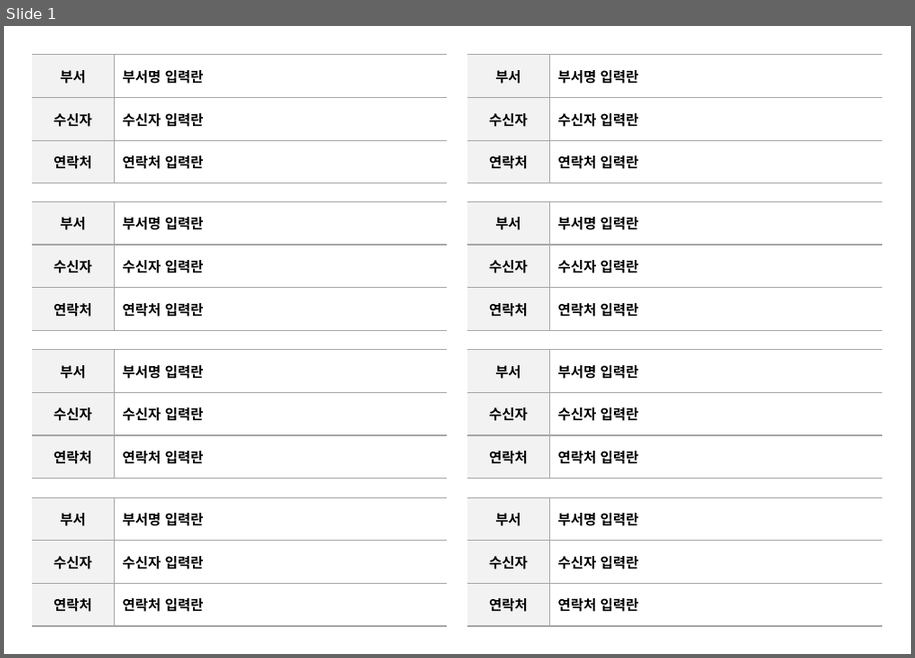
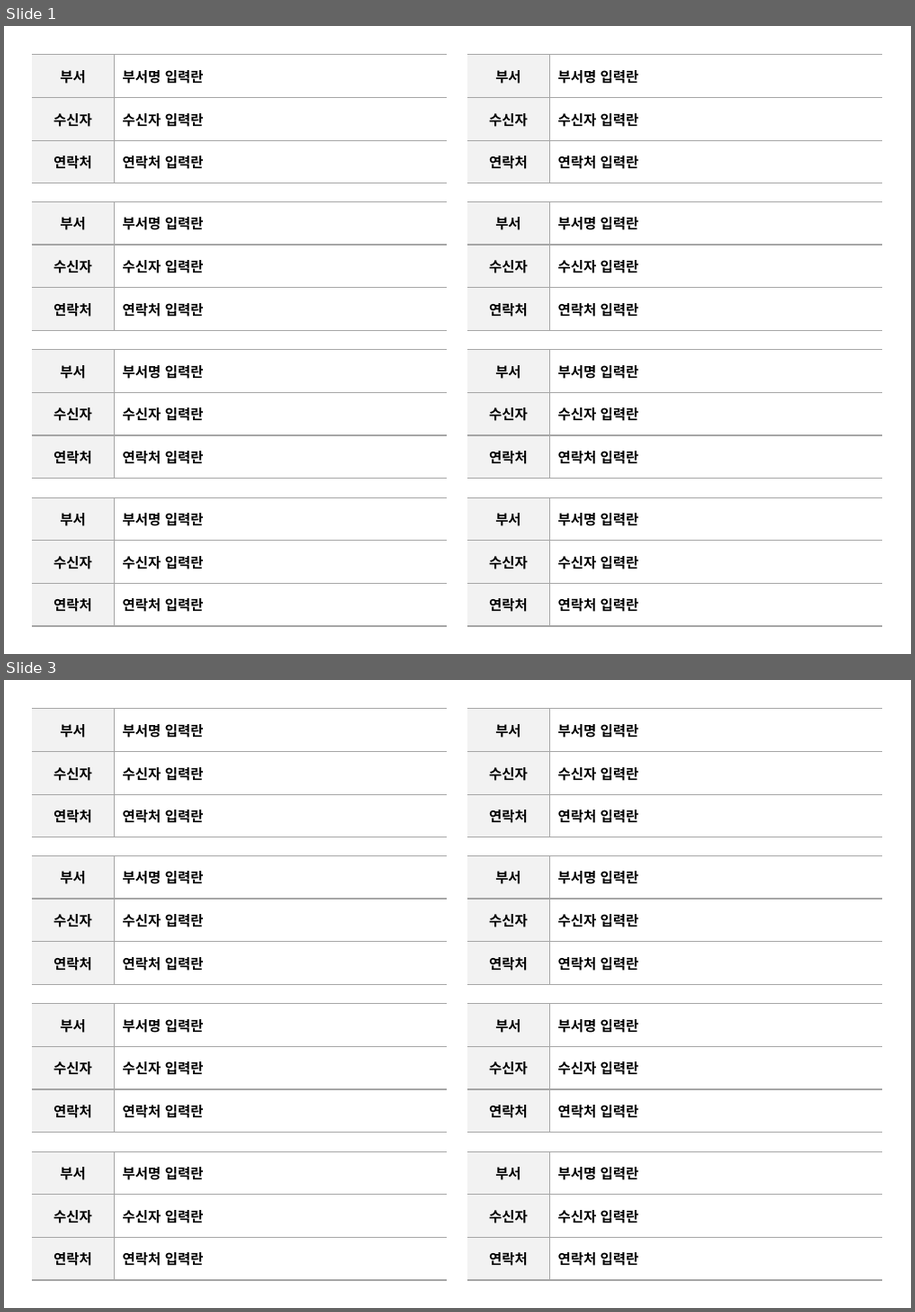
Before and after one commit to hrdkdh/python-advance, a slide deck: data/문서수발 라벨 양식.pptx. Shown one above the other, each under a label of ours: slide 1 before the commit, slides 1 and 3 after it; the slides between them are not shown. The pictures are 915x658 and 915x1312 pixels, drawn with LibreOffice and Linux fonts; fonts in the diff are those of the drawing. Boxes give left, top, right and bottom in pixels: in the first picture for what was removed or moved away, otherwise in the second. Text is boxed around its words. In the diff, an @@ line names an element or a change of style, - is before the commit and + after.

```diff
--- a/data/문서수발 라벨 양식.pptx
+++ b/data/문서수발 라벨 양식.pptx
@@ slide 3 added at bbox=[4, 680, 911, 1308], background #FFFFFF @@
@@ table added at bbox=[32, 709, 447, 838], 3 rows, 2 columns @@
+부서 | 부서명 입력란
+수신자 | 수신자 입력란
+연락처 | 연락처 입력란
@@ table added at bbox=[468, 709, 882, 838], 3 rows, 2 columns @@
+부서 | 부서명 입력란
+수신자 | 수신자 입력란
+연락처 | 연락처 입력란
@@ table added at bbox=[32, 856, 447, 985], 3 rows, 2 columns @@
+부서 | 부서명 입력란
+수신자 | 수신자 입력란
+연락처 | 연락처 입력란
@@ table added at bbox=[468, 856, 882, 985], 3 rows, 2 columns @@
+부서 | 부서명 입력란
+수신자 | 수신자 입력란
+연락처 | 연락처 입력란
@@ table added at bbox=[32, 1004, 447, 1134], 3 rows, 2 columns @@
+부서 | 부서명 입력란
+수신자 | 수신자 입력란
+연락처 | 연락처 입력란
@@ table added at bbox=[468, 1004, 882, 1134], 3 rows, 2 columns @@
+부서 | 부서명 입력란
+수신자 | 수신자 입력란
+연락처 | 연락처 입력란
@@ table added at bbox=[32, 1152, 447, 1280], 3 rows, 2 columns @@
+부서 | 부서명 입력란
+수신자 | 수신자 입력란
+연락처 | 연락처 입력란
@@ table added at bbox=[468, 1152, 882, 1280], 3 rows, 2 columns @@
+부서 | 부서명 입력란
+수신자 | 수신자 입력란
+연락처 | 연락처 입력란
```
Also in this commit, not shown: 1 other slide added, 1 other file.
